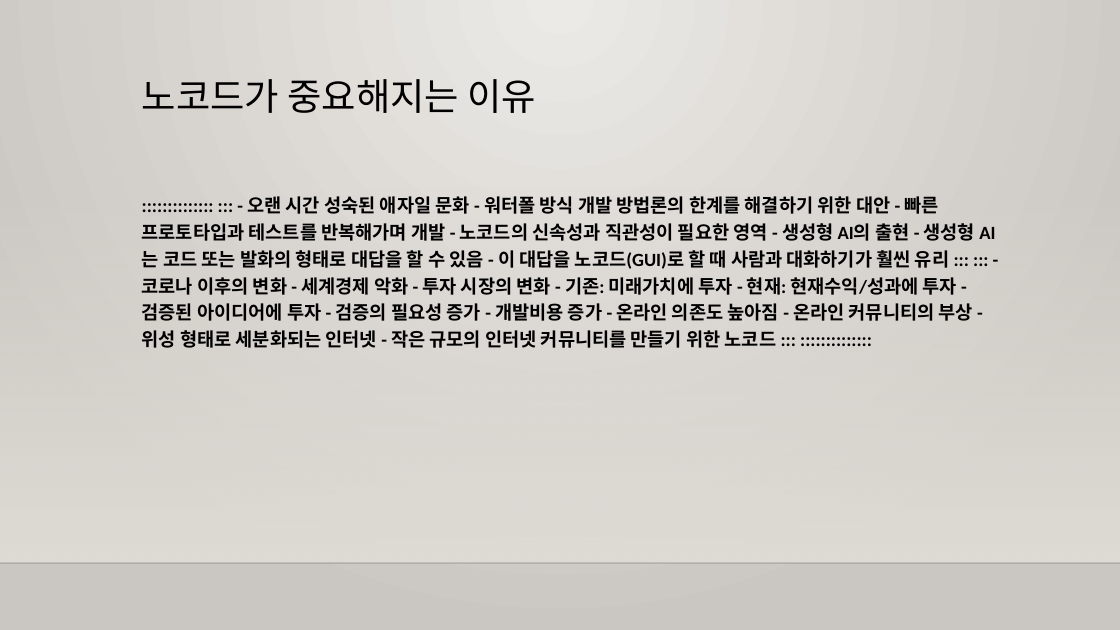
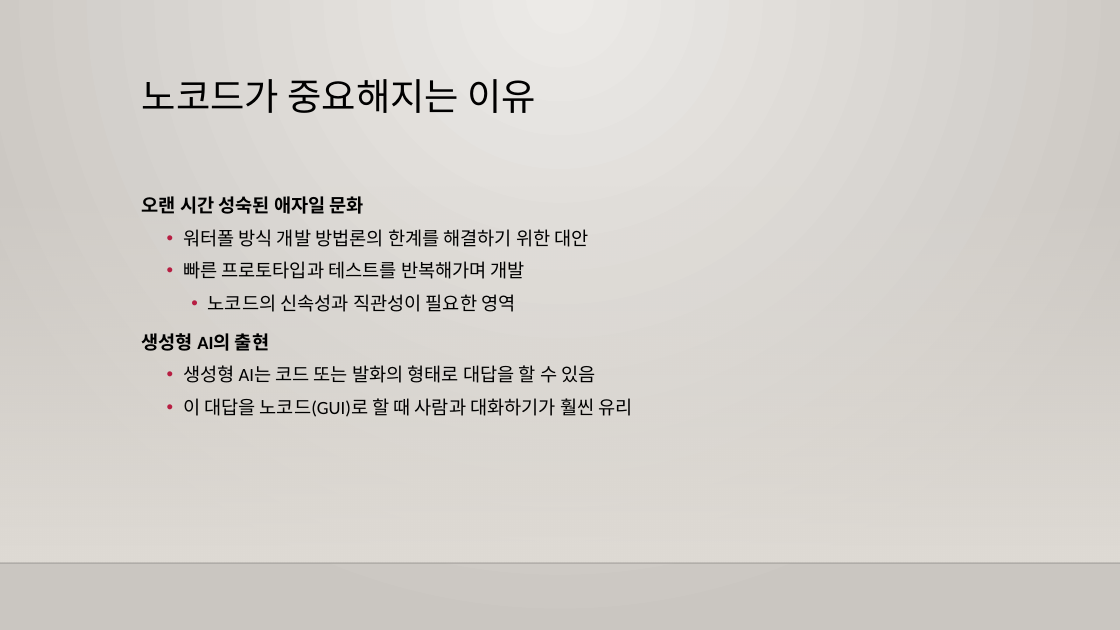
Before and after one commit to m00nlygreat/obsidian-vault, a slide deck: slide 8 of 노코드 엔지니어링/노코드 개론.pptx. Drawn at 1120x630 pixels with LibreOffice and Linux fonts; fonts in the diff are those of the drawing; background and template pictures are left out. Boxes give left, top, right and bottom in pixels: in the first picture for what was removed or moved away, otherwise in the second. Text is boxed around its words. In the diff, an @@ line names an element or a change of style, - is before the commit and + after.

Commit message:
백업 완료: 2023-11-25 02:36:51
Affected files:
.obsidian/workspace.json
노코드 엔지니어링/노코드 개론.md
노코드 엔지니어링/노코드 개론.pptx

```diff
--- a/노코드 엔지니어링/노코드 개론.pptx
+++ b/노코드 엔지니어링/노코드 개론.pptx
@@ text at (142, 196, 633, 417): text changed; bold off @@
-:::::::::::::: ::: - 오랜 시간 성숙된 애자일 문화 - 워터폴 방식 개발 방법론의 한계를 해결하기 위한 대안 - 빠른 프로토타입과 테스트를 반복해가며 개발 - 노코드의 신속성과 직관성이 필요한 영역 - 생성형 AI의 출현 - 생성형 AI는 코드 또는 발화의 형태로 대답을 할 수 있음 - 이 대답을 노코드(GUI)로 할 때 사람과 대화하기가 훨씬 유리 ::: ::: - 코로나 이후의 변화 - 세계경제 악화 - 투자 시장의 변화 - 기존: 미래가치에 투자 - 현재: 현재수익/성과에 투자 - 검증된 아이디어에 투자 - 검증의 필요성 증가 - 개발비용 증가 - 온라인 의존도 높아짐 - 온라인 커뮤니티의 부상 - 위성 형태로 세분화되는 인터넷 - 작은 규모의 인터넷 커뮤니티를 만들기 위한 노코드 ::: ::::::::::::::
+오랜 시간 성숙된 애자일 문화
+  • 워터폴 방식 개발 방법론의 한계를 해결하기 위한 대안
+  • 빠른 프로토타입과 테스트를 반복해가며 개발
+    • 노코드의 신속성과 직관성이 필요한 영역
+생성형 AI의 출현
+  • 생성형 AI는 코드 또는 발화의 형태로 대답을 할 수 있음
+  • 이 대답을 노코드(GUI)로 할 때 사람과 대화하기가 훨씬 유리
```
Also in this commit, not shown: 5 other slides changed, 2 slides added, 2 other files.
